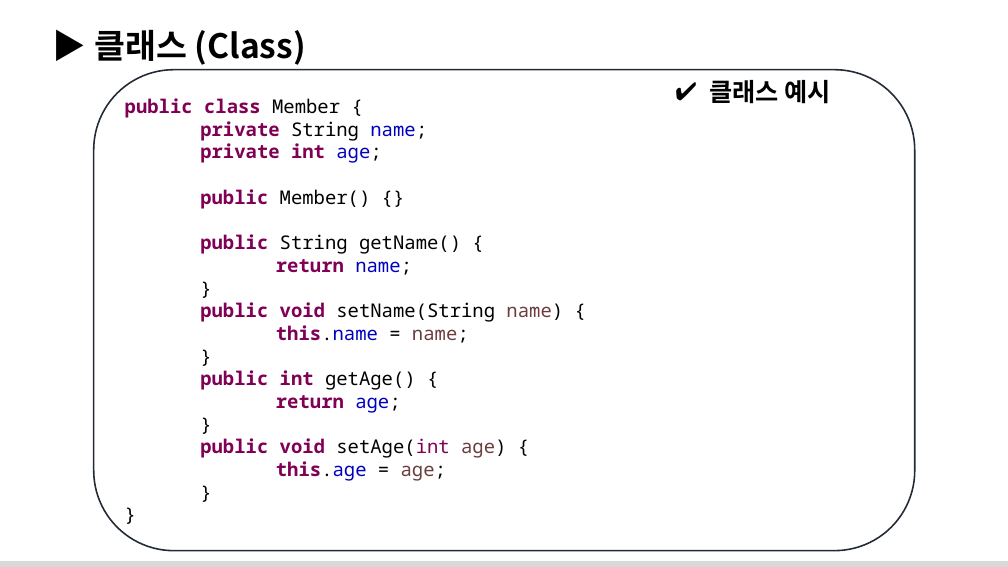
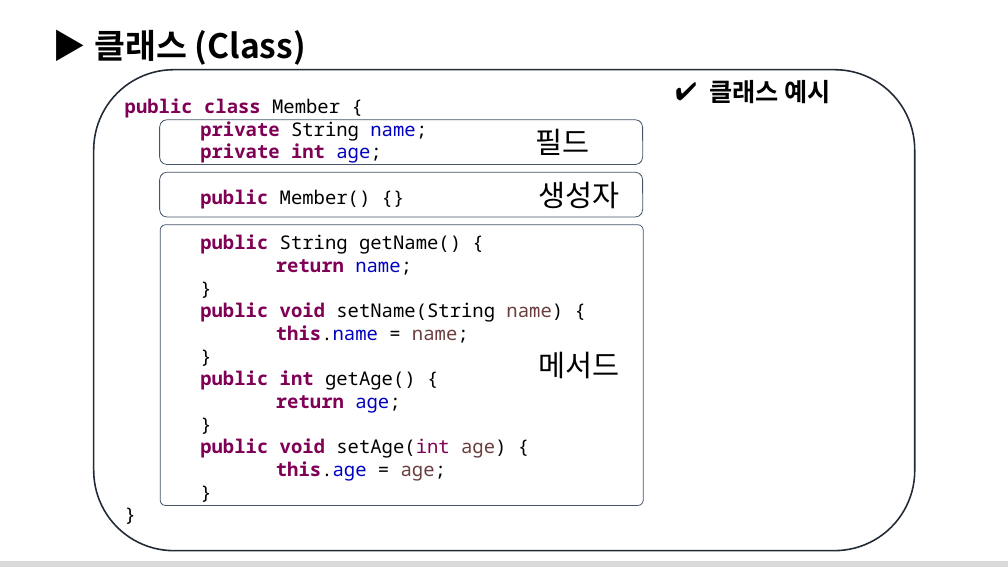
Before and after one commit to Wook-J/02_Java, a slide deck: slide 23 of 강의자료/06_OOP/06_OOP.pptx. Drawn at 1008x567 pixels with LibreOffice and Linux fonts; fonts in the diff are those of the drawing; background and template pictures are left out. Boxes give left, top, right and bottom in pixels: in the first picture for what was removed or moved away, otherwise in the second. Text is boxed around its words. In the diff, an @@ line names an element or a change of style, - is before the commit and + after.

```diff
--- a/강의자료/06_OOP/06_OOP.pptx
+++ b/강의자료/06_OOP/06_OOP.pptx
@@ rounded rectangle added at box(160, 119, 643, 164), outline #44546A 0.75 pt @@
@@ text added at box(535, 128, 589, 155), 28 pt, text #000000 @@
+필드
@@ rounded rectangle added at box(160, 172, 643, 217), outline #44546A 0.75 pt @@
@@ text added at box(539, 181, 620, 209), 28 pt, text #000000 @@
+생성자
@@ rounded rectangle added at box(160, 225, 644, 505), outline #44546A 0.75 pt @@
@@ text added at box(539, 351, 620, 379), 28 pt, text #000000 @@
+메서드
```
Also in this commit, not shown: 1 other slide changed, 34 other files.
